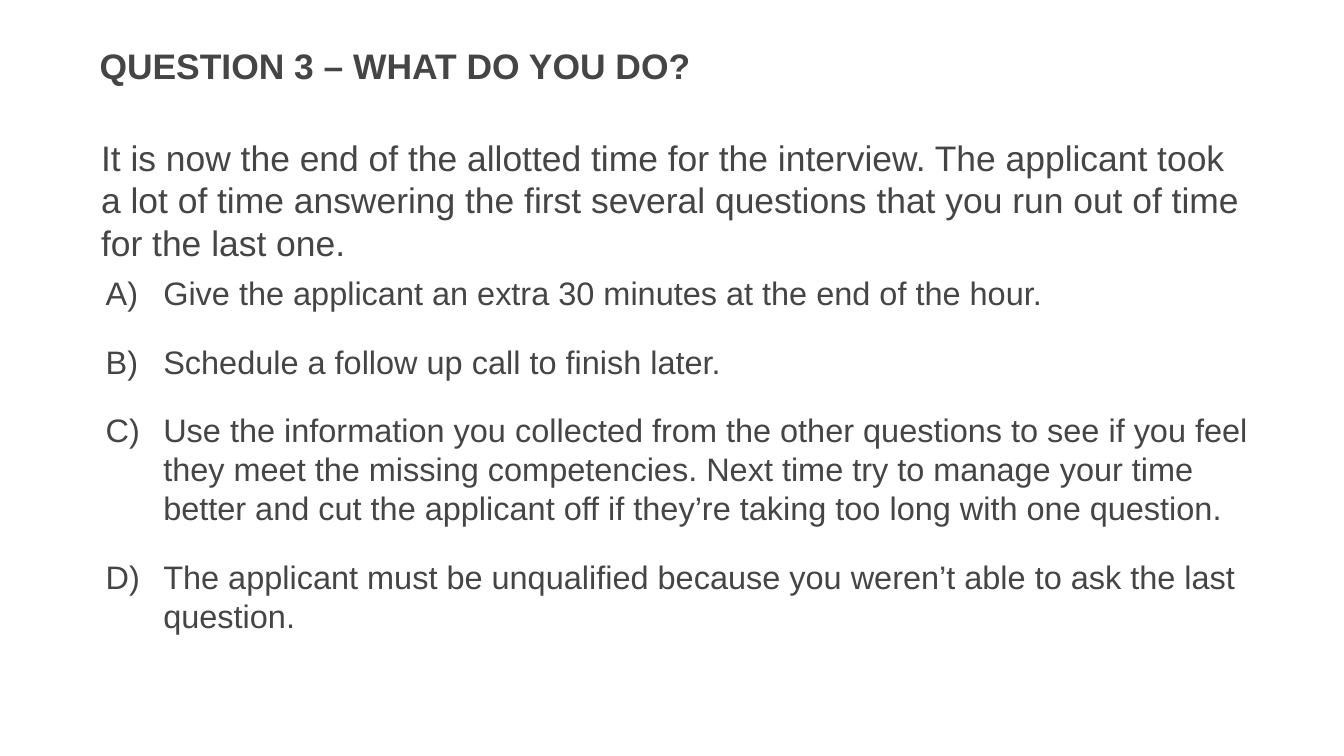
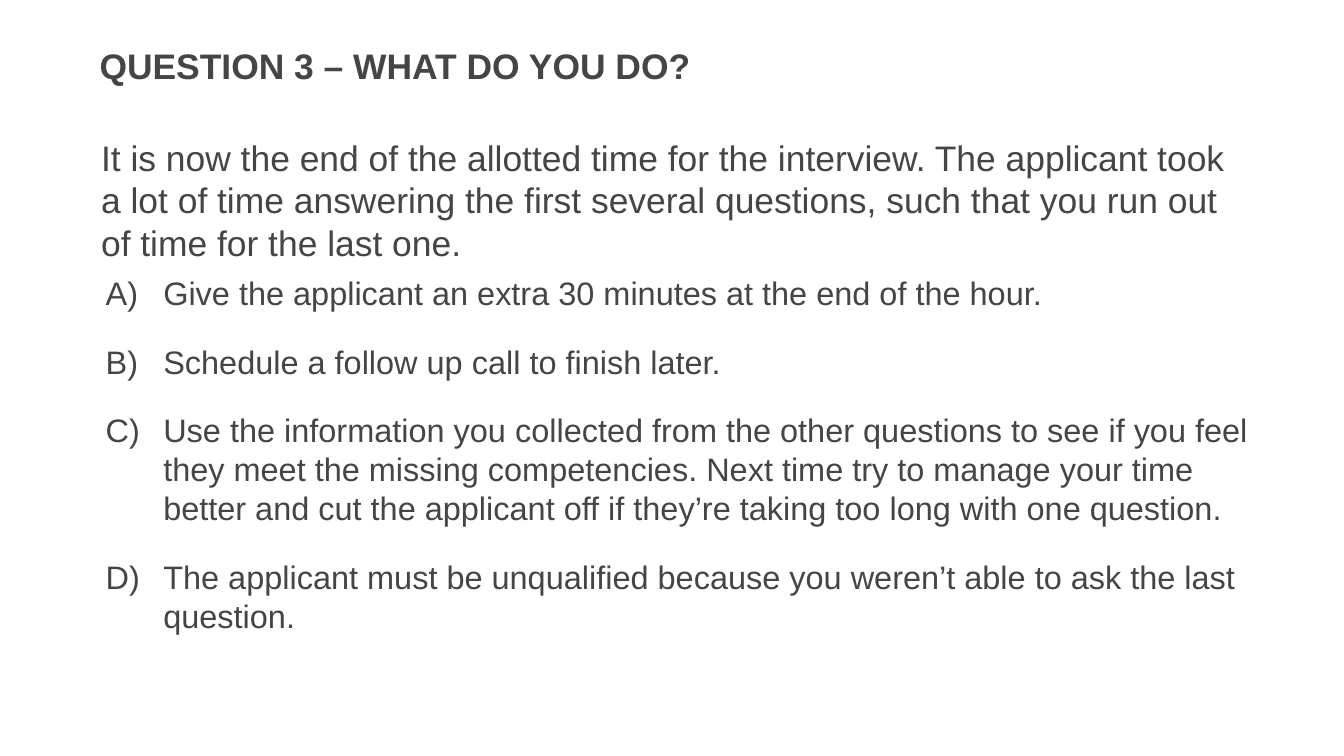
Before and after one commit to usds/SME-QA-Website, a slide deck: slide 27 of toolkit/phone-assessment-interviews/phone-interview-training-presentation.pptx. Drawn at 1344x756 pixels with LibreOffice and Linux fonts; fonts in the diff are those of the drawing. Boxes give left, top, right and bottom in pixels: in the first picture for what was removed or moved away, otherwise in the second. Text is boxed around its words. In the diff, an @@ line names an element or a change of style, - is before the commit and + after.

Commit message:
interview training presso updates

```diff
--- a/toolkit/phone-assessment-interviews/phone-interview-training-presentation.pptx
+++ b/toolkit/phone-assessment-interviews/phone-interview-training-presentation.pptx
@@ text at (101,145,1224,257): text changed @@
-It is now the end of the allotted time for the interview. The applicant took a lot of time answering the first several questions that you run out of time for the last one.
+It is now the end of the allotted time for the interview. The applicant took a lot of time answering the first several questions, such that you run out of time for the last one.
```
Also in this commit, not shown: 5 other slides changed, 1 other file.
